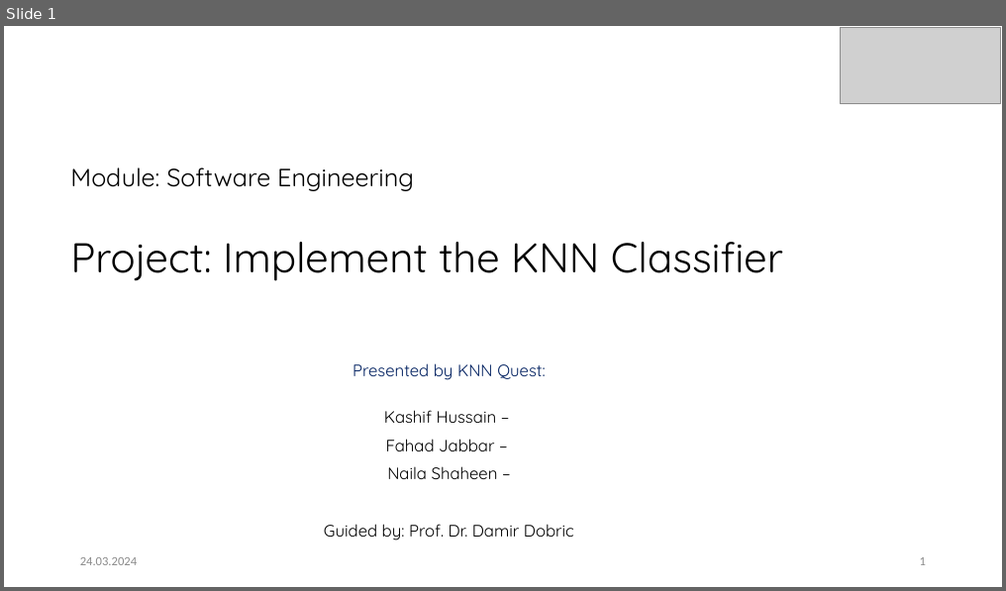
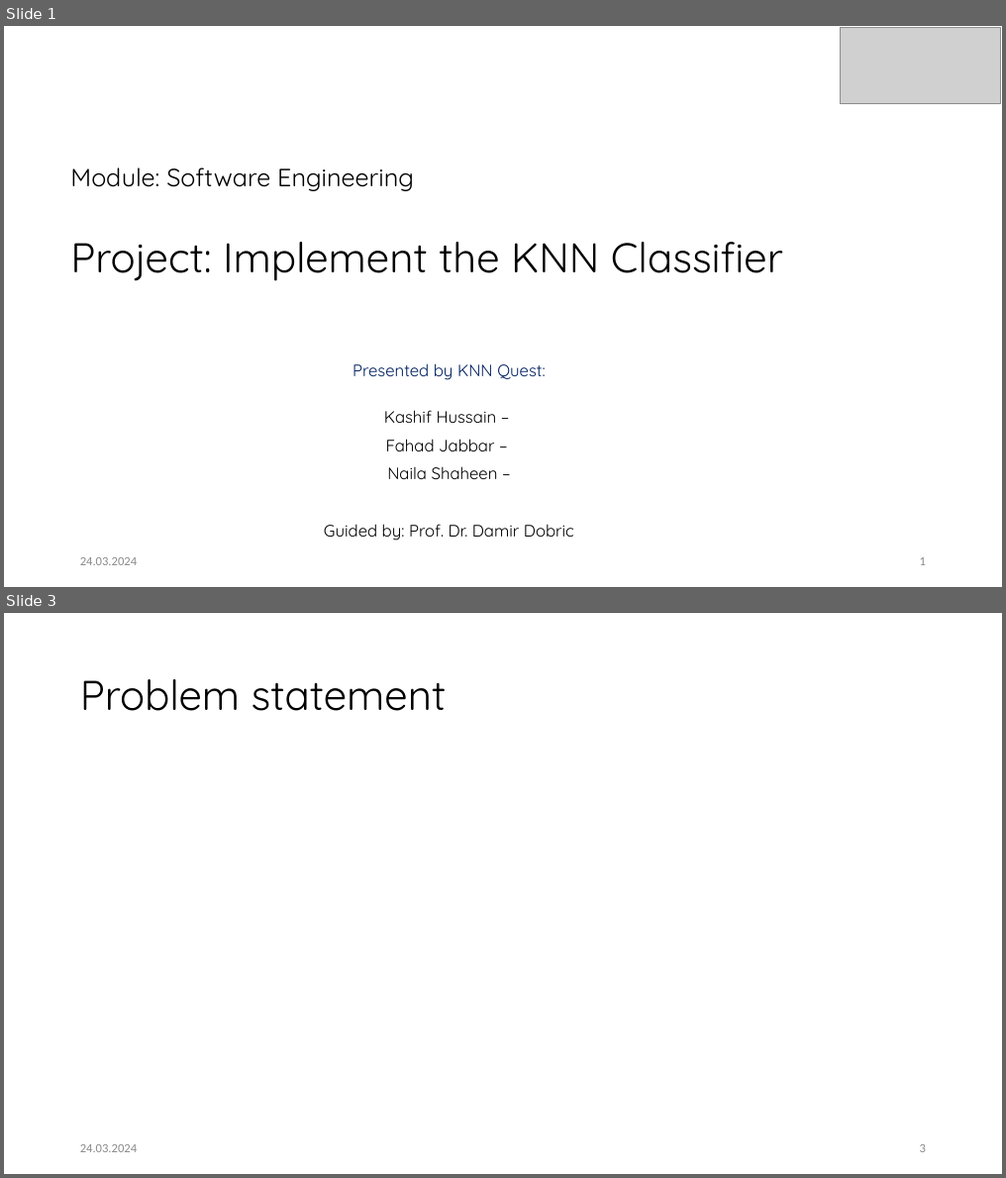
Before and after one commit to Fahad-Jabbar/neocortexapi, a slide deck: source/MySEProject/Documentation/Implement_the_KNN__Classifier_KNN_Quest.pptx. Shown one above the other, each under a label of ours: slide 1 before the commit, slides 1 and 3 after it; the slides between them are not shown. The pictures are 1006x591 and 1006x1178 pixels, drawn with LibreOffice and Linux fonts; fonts in the diff are those of the drawing; grey boxes stand for pictures; background and template pictures are left out. Boxes give left, top, right and bottom in pixels: in the first picture for what was removed or moved away, otherwise in the second. Text is boxed around its words. In the diff, an @@ line names an element or a change of style, - is before the commit and + after.

```diff
--- a/source/MySEProject/Documentation/Implement_the_KNN__Classifier_KNN_Quest.pptx
+++ b/source/MySEProject/Documentation/Implement_the_KNN__Classifier_KNN_Quest.pptx
@@ slide 3 added at bbox=[4, 613, 1002, 1174], background #FFFFFF @@
@@ title added at bbox=[80, 679, 447, 711], 40 pt, text #000000 @@
+Problem statement
@@ text added at bbox=[80, 1145, 137, 1153], 12 pt, text #8C8C8C @@
+24.03.2024
@@ page number added at bbox=[920, 1145, 926, 1153], 12 pt, text #8C8C8C @@
+3
```
Also in this commit, not shown: 2 slides changed.
